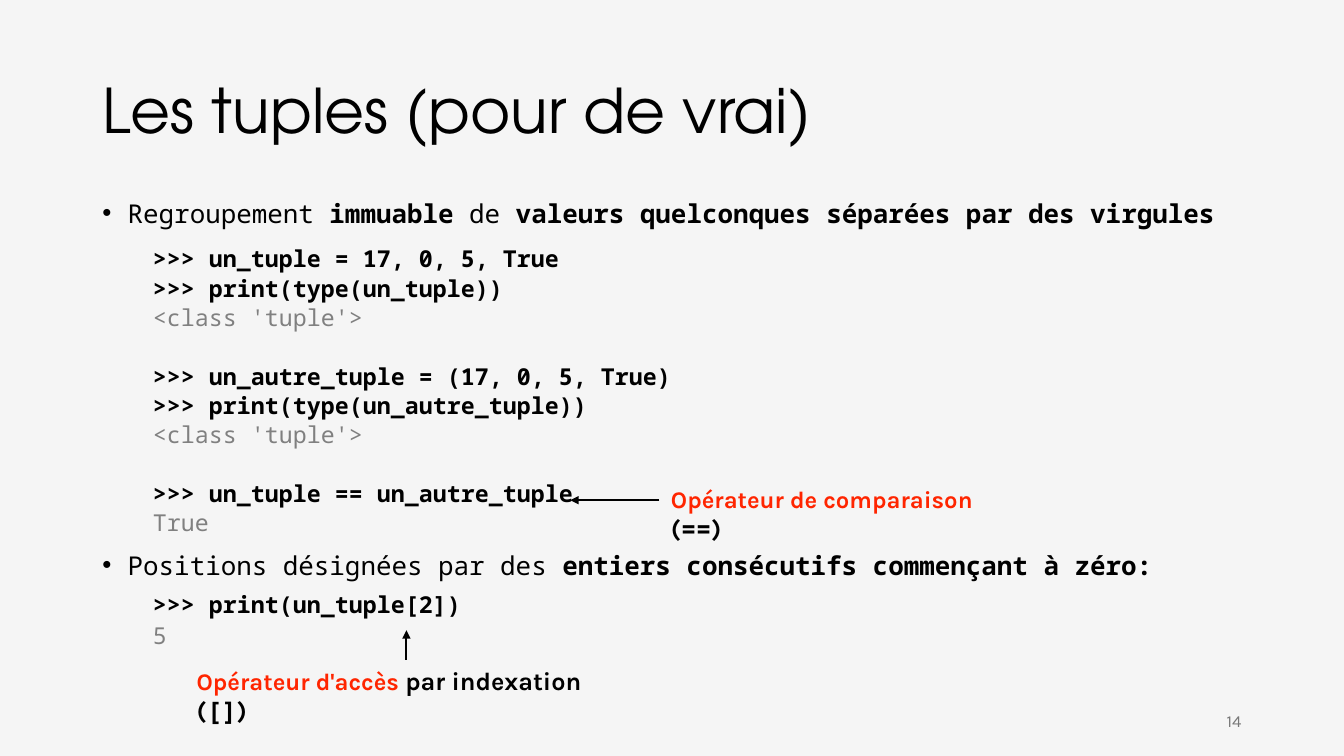
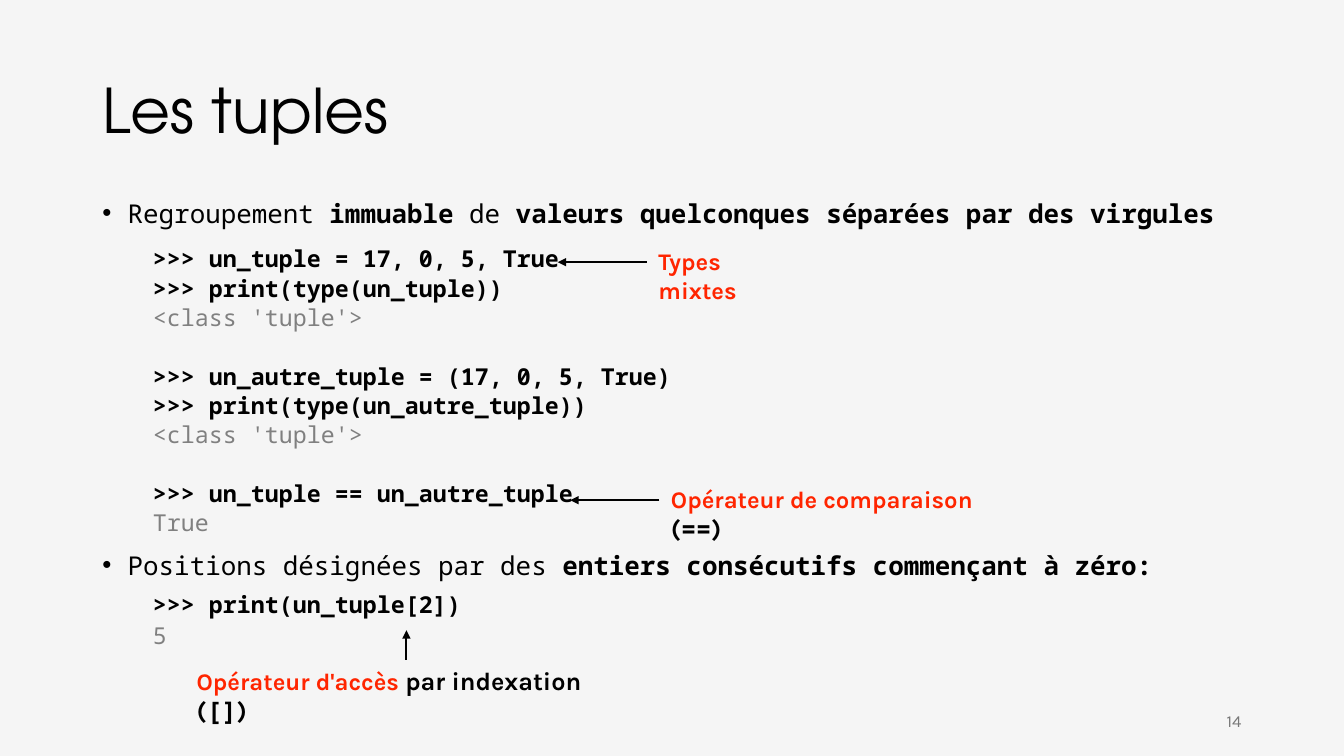
Before and after one commit to iannickgagnon/sagedays_iannick_2026, a slide deck: slide 14 of python_1/presentation_python_1.pptx. Drawn at 1344x756 pixels with LibreOffice and Linux fonts; fonts in the diff are those of the drawing. Boxes give left, top, right and bottom in pixels: in the first picture for what was removed or moved away, otherwise in the second. Text is boxed around its words. In the diff, an @@ line names an element or a change of style, - is before the commit and + after.

```diff
--- a/python_1/presentation_python_1.pptx
+++ b/python_1/presentation_python_1.pptx
@@ title at <box>102,87,389,145</box>: text changed @@
-Les tuples (pour de vrai)
+Les tuples
@@ arrow added from (647, 262) to (558, 262), #000000 1.5 pt @@
@@ text added at <box>658,254,736,300</box>, 17 pt, text #FF2500, bold @@
+Types mixtes
```
Also in this commit, not shown: 2 slides added.
